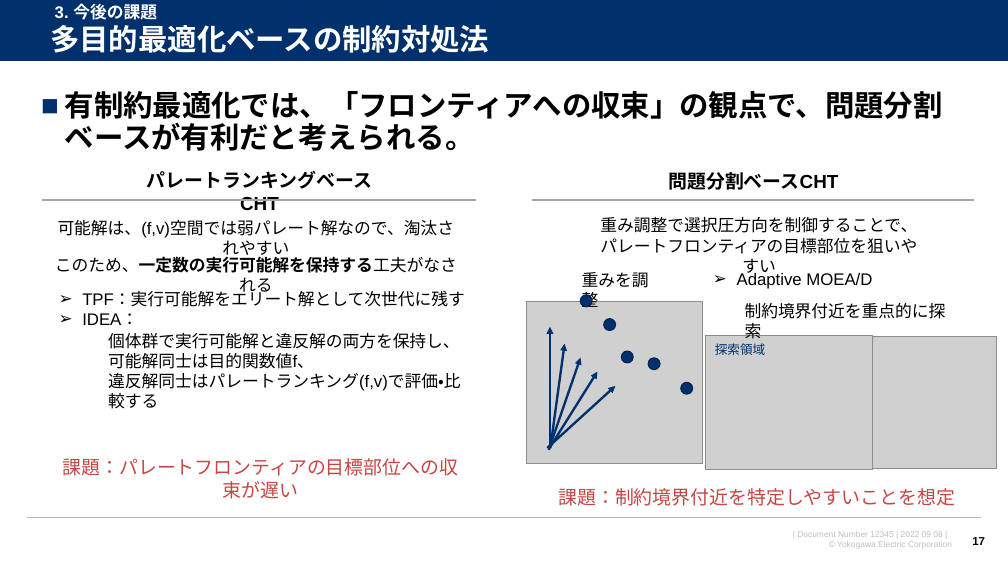
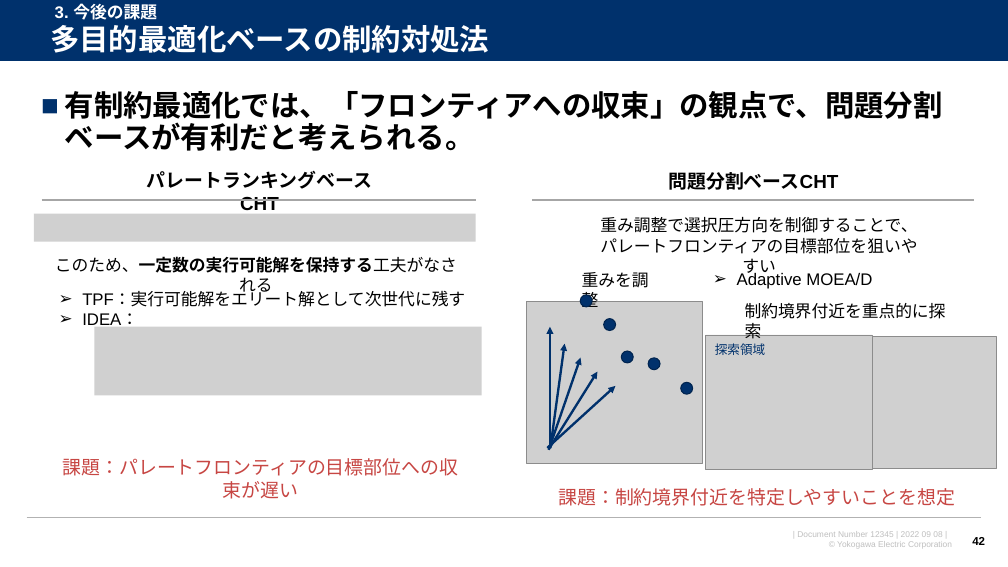
Before and after one commit to watarukumagai-git/opt, a slide deck: slide 42 of opt/220915_スケジューリング問題の検証_rev.0.pptx (slide 17 before the commit). Drawn at 1008x567 pixels with LibreOffice and Linux fonts; fonts in the diff are those of the drawing; grey boxes stand for pictures; background and template pictures are left out. Boxes give left, top, right and bottom in pixels: in the first picture for what was removed or moved away, otherwise in the second. Text is boxed around its words. In the diff, an @@ line names an element or a change of style, - is before the commit and + after.

```diff
--- a/opt/220915_スケジューリング問題の検証_rev.0.pptx
+++ b/opt/220915_スケジューリング問題の検証_rev.0.pptx
@@ picture added at box(34, 214, 476, 242) @@
@@ text removed at box(58, 220, 455, 259) @@
-可能解は、(f,v)空間では弱パレート解なので、淘汰されやすい
@@ picture added at box(95, 327, 482, 395) @@
@@ text removed at box(108, 333, 460, 409) @@
-個体群で実行可能解と違反解の両方を保持し、
-可能解同士は目的関数値f、
-違反解同士はパレートランキング(f,v)で評価・比較する
@@ page number at box(972, 537, 985, 545): text changed @@
-17
+42
```
Also in this commit, not shown: 11 other slides changed, 6 slides added.
